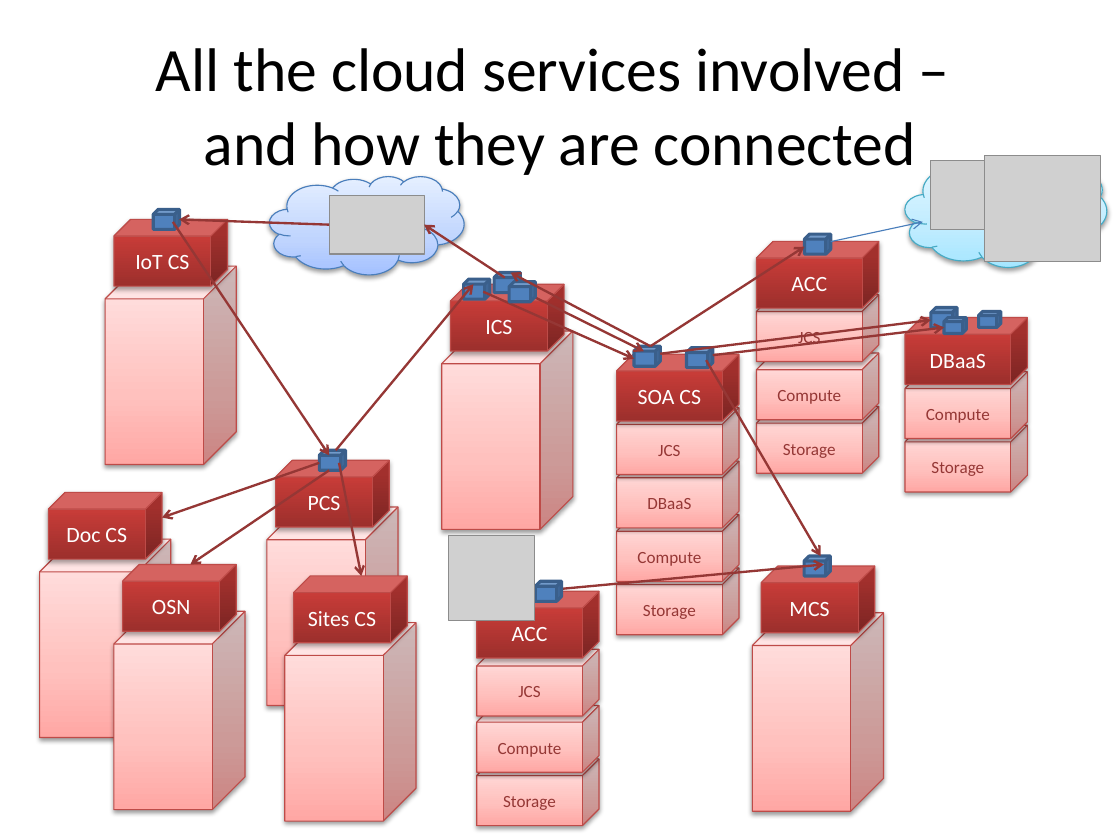
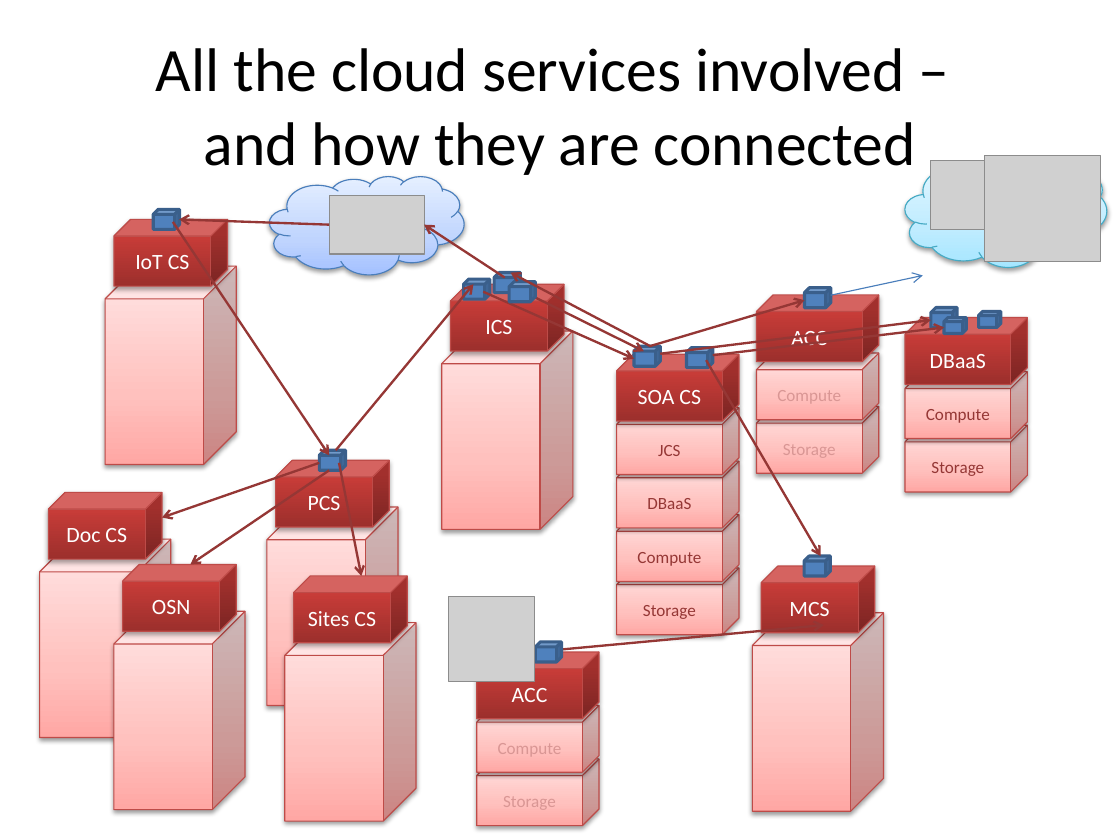
Before and after one commit to lucasjellema/aced-cloud-demo-ofmw2016-valencia, a slide deck: slide 6 of soaring-through-the-clouds-ofmw-forum2016-valencia-demo.pptx. Drawn at 1120x840 pixels with LibreOffice and Linux fonts; fonts in the diff are those of the drawing; grey boxes stand for pictures. Boxes give left, top, right and bottom in pixels: in the first picture for what was removed or moved away, otherwise in the second. Text is boxed around its words. In the diff, an @@ line names an element or a change of style, - is before the commit and + after.

```diff
--- a/soaring-through-the-clouds-ofmw-forum2016-valencia-demo.pptx
+++ b/soaring-through-the-clouds-ofmw-forum2016-valencia-demo.pptx
@@ cube removed at [756, 295, 878, 362] @@
-JCS
@@ 2 cubes, 1 arrow: place and size @@
-2 cubes, 1 arrow at [756, 222, 923, 309]
+2 cubes, 1 arrow at [756, 276, 923, 362]
@@ arrow moved from (651, 346) - (804, 246) to (650, 346) - (804, 300) @@
@@ cube removed at [477, 650, 599, 717] @@
-JCS
@@ 2 cubes, 1 picture, 1 arrow: place and size @@
-2 cubes, 1 picture, 1 arrow at [449, 535, 824, 659]
+2 cubes, 1 picture, 1 arrow at [449, 596, 824, 719]
@@ text colour #953735 to #D99694 in 4 elements at [756, 407, 878, 474], [756, 353, 878, 420], [477, 759, 599, 827], [477, 706, 599, 773] @@
```
Also in this commit, not shown: 2 other slides changed, 1 other file.
